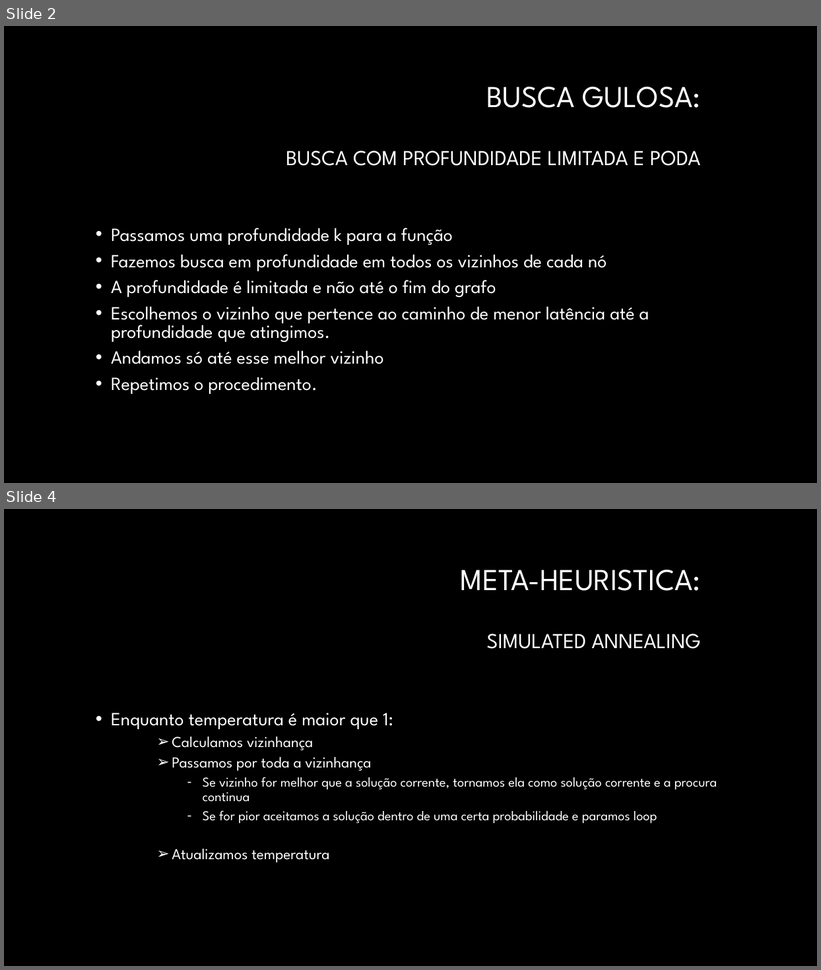
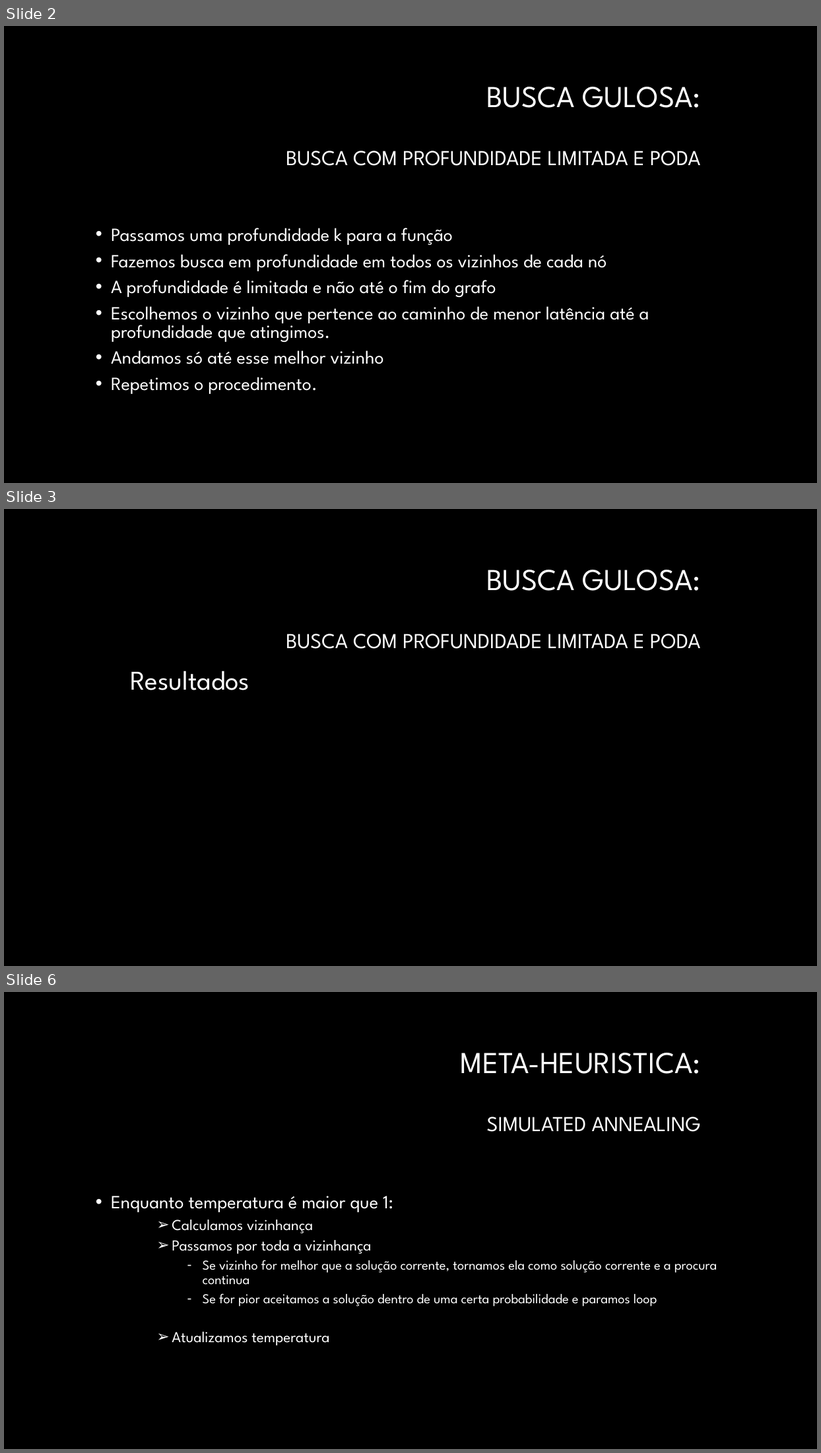
Before and after one commit to Pedro-Magalhaes/IA-Trabalho01, a slide deck: Apresentacao.pptx. Shown one above the other, each under a label of ours: slides 2 and 4 before the commit, slides 2, 3 and 6 after it; the slides between them are not shown. The pictures are 821x970 and 821x1453 pixels, drawn with LibreOffice and Linux fonts; fonts in the diff are those of the drawing; background and template pictures are left out. Boxes give left, top, right and bottom in pixels: in the first picture for what was removed or moved away, otherwise in the second. Text is boxed around its words. In the diff, an @@ line names an element or a change of style, - is before the commit and + after.

```diff
--- a/Apresentacao.pptx
+++ b/Apresentacao.pptx
@@ slide 3 added at (4,509,817,966), background #000000 @@
@@ title added at (286,570,701,649), 25.2 pt, text #FFFFFF @@
+BUSCA GULOSA:
+BUSCA COM PROFUNDIDADE LIMITADA E PODA
@@ text added at (130,671,250,691), 32 pt, text #FFFFFF @@
+Resultados
@@ what was slide 4 is now slide 6 @@
```
Also in this commit, not shown: 2 slides changed, 3 other slides added.
